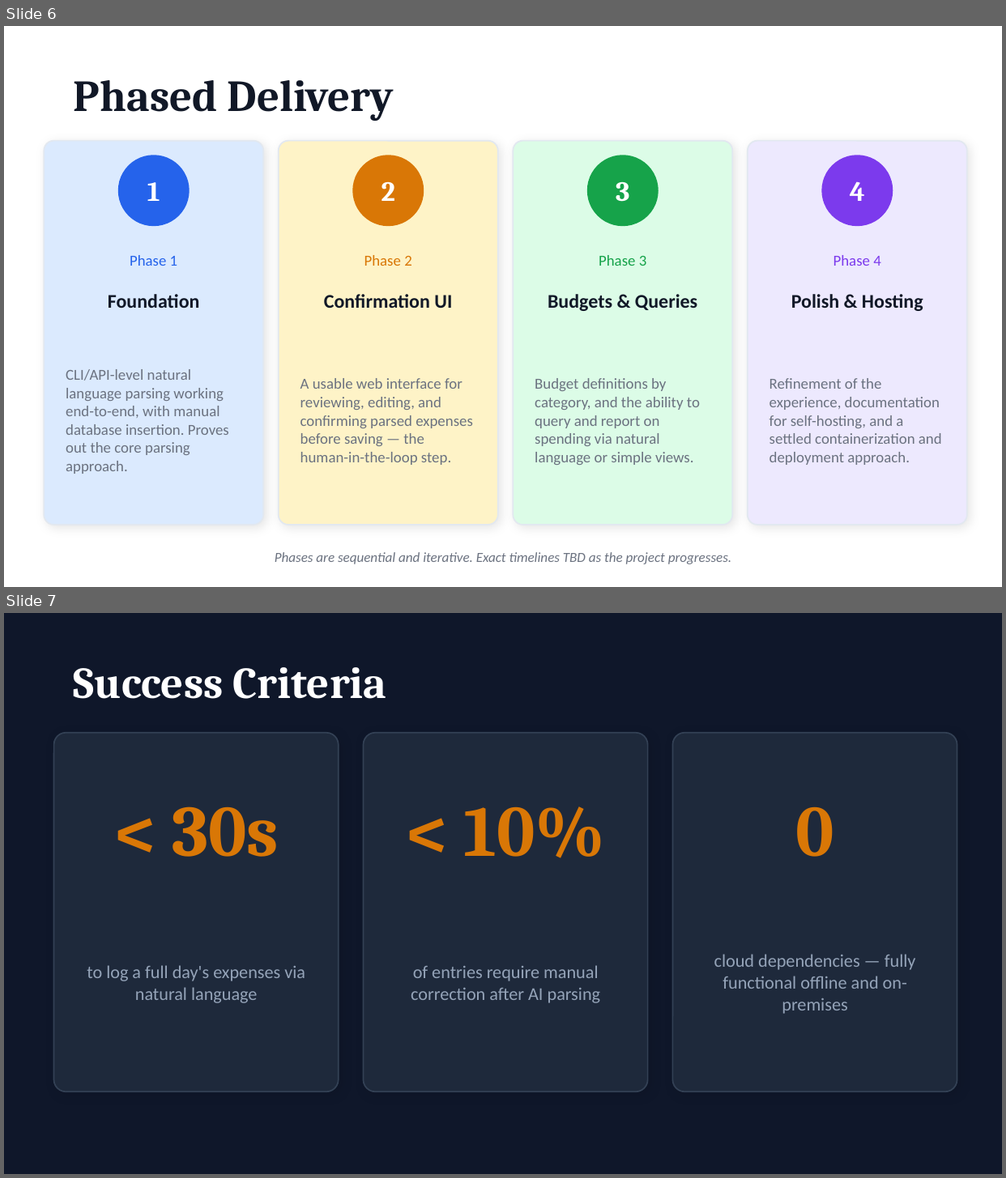
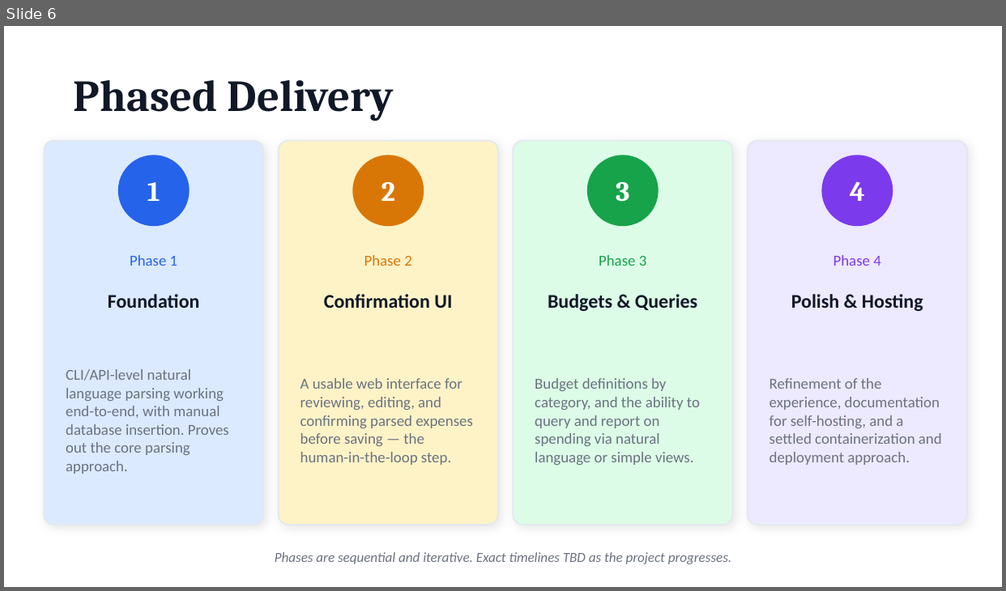
Before and after one commit to lionellam/hercules, a slide deck: Project Hercules - Stakeholder Deck.pptx. Shown one above the other, each under a label of ours: slides 6 and 7 before the commit, slide 6 after it. The pictures are 1006x1178 and 1006x591 pixels, drawn with LibreOffice and Linux fonts; fonts in the diff are those of the drawing. Boxes give left, top, right and bottom in pixels: in the first picture for what was removed or moved away, otherwise in the second. Text is boxed around its words. In the diff, an @@ line names an element or a change of style, - is before the commit and + after.

```diff
--- a/Project Hercules - Stakeholder Deck.pptx
+++ b/Project Hercules - Stakeholder Deck.pptx
@@ slide 7 removed at bbox=[4, 613, 1002, 1174], background #0F172A @@
@@ text removed at bbox=[74, 667, 387, 699] @@
-Success Criteria
@@ rounded rectangle removed at bbox=[54, 733, 339, 1092] @@
@@ rounded rectangle removed at bbox=[364, 733, 648, 1092] @@
@@ rounded rectangle removed at bbox=[672, 733, 957, 1092] @@
@@ text removed at bbox=[172, 807, 279, 857] @@
-< 30s
@@ text removed at bbox=[464, 807, 606, 858] @@
-< 10%
@@ text removed at bbox=[795, 807, 833, 857] @@
-0
@@ text removed at bbox=[87, 965, 305, 1003] @@
-to log a full day's expenses via natural language
@@ text removed at bbox=[411, 965, 601, 1003] @@
-of entries require manual correction after AI parsing
@@ text removed at bbox=[714, 954, 916, 1014] @@
-cloud dependencies — fully functional offline and on-premises
```
Also in this commit, not shown: 1 slide changed, 2 other slides removed.
